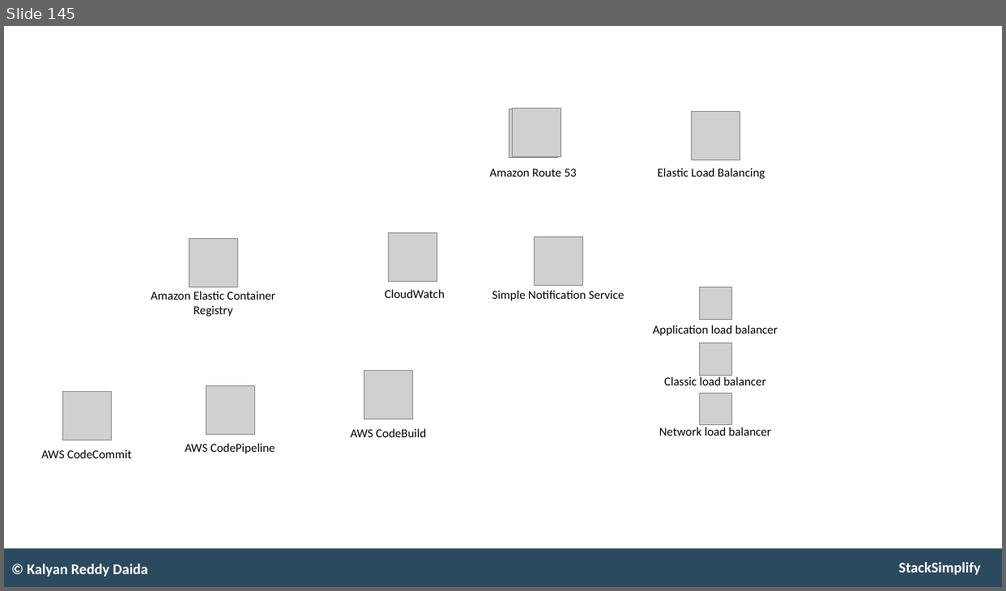
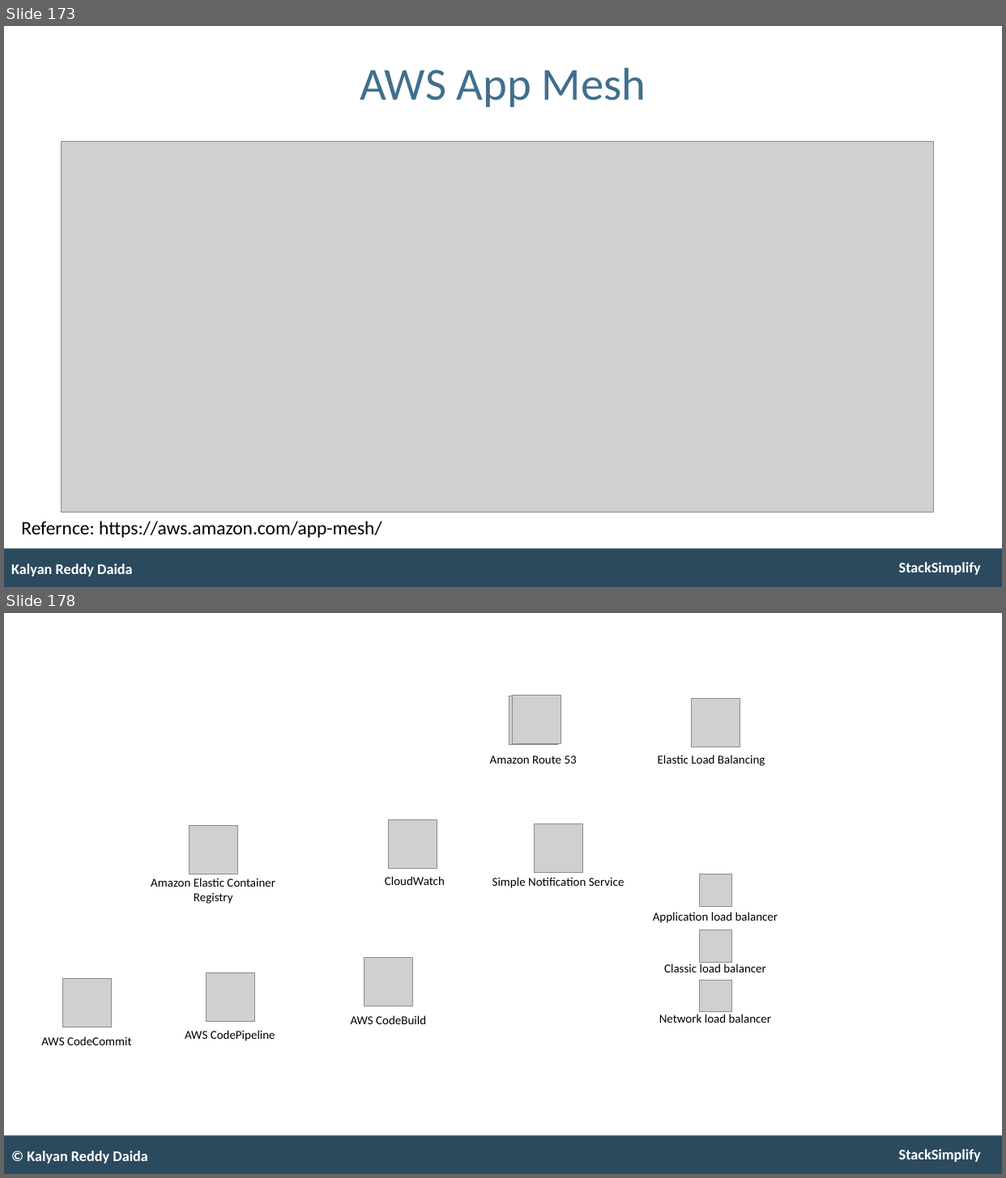
Before and after one commit to talvionyx/aws-eks-kubernetes-masterclass, a slide deck: presentation/AWS-Fargate-and-EKS-Masterclass.pptx. Shown one above the other, each under a label of ours: slide 145 before the commit, slides 173 and 178 after it; the slides between them are not shown. The pictures are 1006x591 and 1006x1178 pixels, drawn with LibreOffice and Linux fonts; fonts in the diff are those of the drawing; grey boxes stand for pictures. Boxes give left, top, right and bottom in pixels: in the first picture for what was removed or moved away, otherwise in the second. Text is boxed around its words. In the diff, an @@ line names an element or a change of style, - is before the commit and + after.

```diff
--- a/presentation/AWS-Fargate-and-EKS-Masterclass.pptx
+++ b/presentation/AWS-Fargate-and-EKS-Masterclass.pptx
@@ slide 173 added at <box>4,26,1002,587</box>, background #FFFFFF; not listed: 2 template elements that a slide beside it also shows @@
@@ title added at <box>360,67,646,107</box>, 53 pt, text #406F8D @@
+AWS App Mesh
@@ picture added at <box>61,141,933,513</box> @@
@@ text added at <box>21,521,381,538</box>, 22 pt, text #000000 @@
+Refernce: https://aws.amazon.com/app-mesh/
@@ text added at <box>11,564,133,577</box>, 17 pt, text #FFFFFF, bold @@
+Kalyan Reddy Daida
@@ what was slide 145 is now slide 178 @@
```
Also in this commit, not shown: 32 other slides added.
